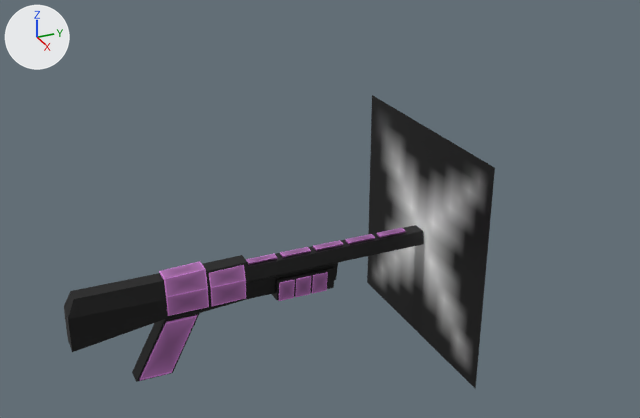
The Blender file share/shapes/alux/styck.image.blend: old version first, new version second.
Both versions are drawn from a 50 mm camera at (2.079, -0.486, 0.985) aimed at (0.058, 0.424, -0.026). The lights are fixed; the arrows at upper left show +X, +Y and +Z.

The older version as bpy lines, for what is in view:
```python
me_cube_029 = bpy.data.meshes.new('Cube.029')
me_cube_029.from_pydata(...)  # 24 vertices, 18 faces; spans x -0.0409..0.0409, y -0.0446..0.0999, z -0.0318..0.0303
me_cube_029.materials.append(mat_grid1_png)  # picture img_grid1_png
ob_hud_grip = bpy.data.objects.new('hud_grip', None)
ob_hud_grip.location = (0.0563, -0.00897, -0.288)
ob_hud_z = bpy.data.objects.new('hud_z', me_cube_029)
ob_hud_z.parent = ob_hud_c
ob_hud_z.matrix_parent_inverse = Matrix(((1.0, 0.0, 0.0, -0.0568), (0.0, 1.0, 0.0, -0.357), (0.0, 0.0, 1.0, 0.245), (0.0, 0.0, 0.0, 1.0)))
ob_hud_z.location = (0.0561, 0.33, -0.236)
ob_s_shape = bpy.data.objects.new('s_shape', None)
ob_s_shape.location = (-0.104, -0.00714, -0.297)
ob_s_shape.hide_set(True)  # its collection is switched off
# also in view: 'hud_b' at (0.057, 0.472, -0.167); 'hud_c' at (0.057, 0.367, -0.232); 'hud_a' at (0.056, 0.093, -0.277); 'hud_flash' at (0.06, 0.749, -0.167); 'hud_x' at (0.056, 0.082, -0.181)
```
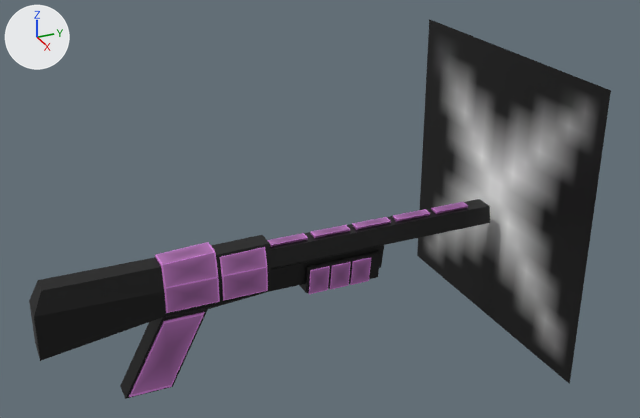
ob_s_shape is not drawn itself; it is the parent of ob_s_c, ob_hud_flash, ob_hud_flash_001, ob_s_a_001, ob_s_c_001, ob_s_b_002, ob_s_a_002, ob_s_b.
ob_hud_grip is not drawn itself; it is the parent of ob_hud_a, ob_hud_g_001, ob_hud_f_002, ob_hud_e_001, ob_hud_f_001, ob_hud_d.

What differs and where, as boxes [x1, y1, x2, y2] in the pictures (640 x 418 px):
'hud_flash', moved, rescaled (51% wider, 24% taller): before [367, 95, 495, 389]; after [417, 19, 611, 384]
'hud_a', rescaled (29% wider, 29% taller): before [64, 255, 338, 382]; after [29, 235, 384, 399]
'hud_b', rescaled (25% wider, 25% taller): before [248, 225, 424, 281]; after [270, 199, 490, 269]
'hud_x', rescaled (30% wider, 29% taller): before [159, 261, 246, 316]; after [155, 242, 268, 313]
'Cube.008', rescaled (31% wider, 28% taller): before [139, 315, 197, 381]; after [129, 312, 205, 397]
'hud_y', rescaled (25% wider, 21% taller): before [246, 228, 406, 265]; after [267, 202, 468, 247]
'hud_z', rescaled (25% wider, 27% taller): before [278, 272, 328, 301]; after [308, 257, 371, 294]
'hud_c', rescaled (30% wider, 26% taller): before [272, 267, 335, 300]; after [299, 251, 381, 293]

What the commit changed:
Object 's_shape' (ob_s_shape) moves from (-0.104, -0.00714, -0.297) to (-0.172, 0.0326, -0.246).
Object 's_shape' (ob_s_shape) is rescaled from (1.0, 1.0, 1.0) to (1.3, 1.3, 1.3).
Object 'hud_grip' (ob_hud_grip) is rescaled from (1.0, 1.0, 1.0) to (1.3, 1.3, 1.3).
